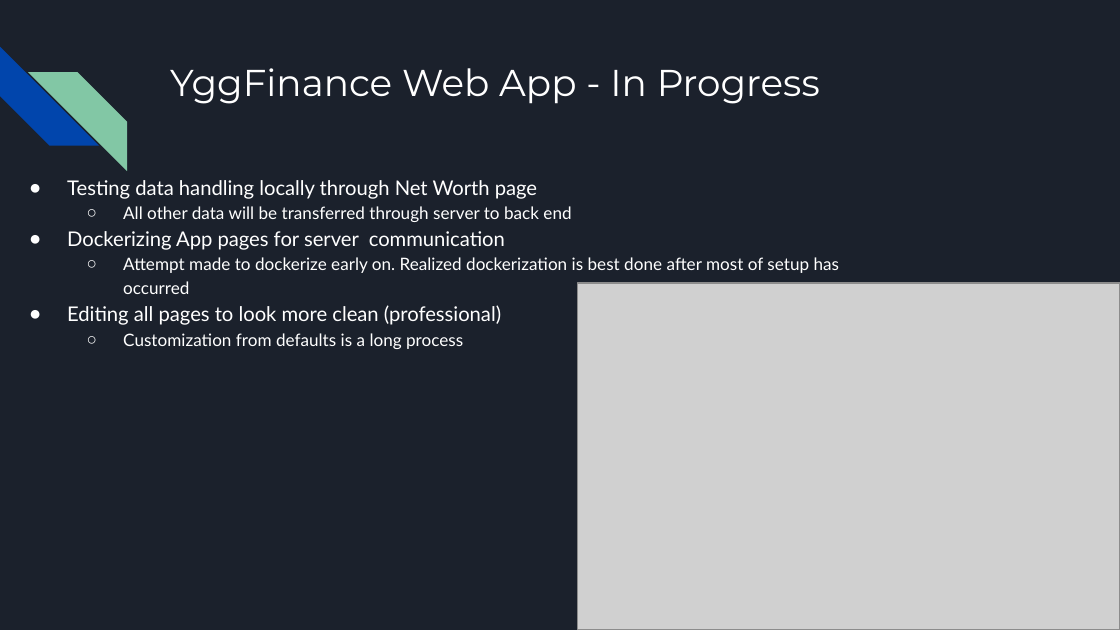
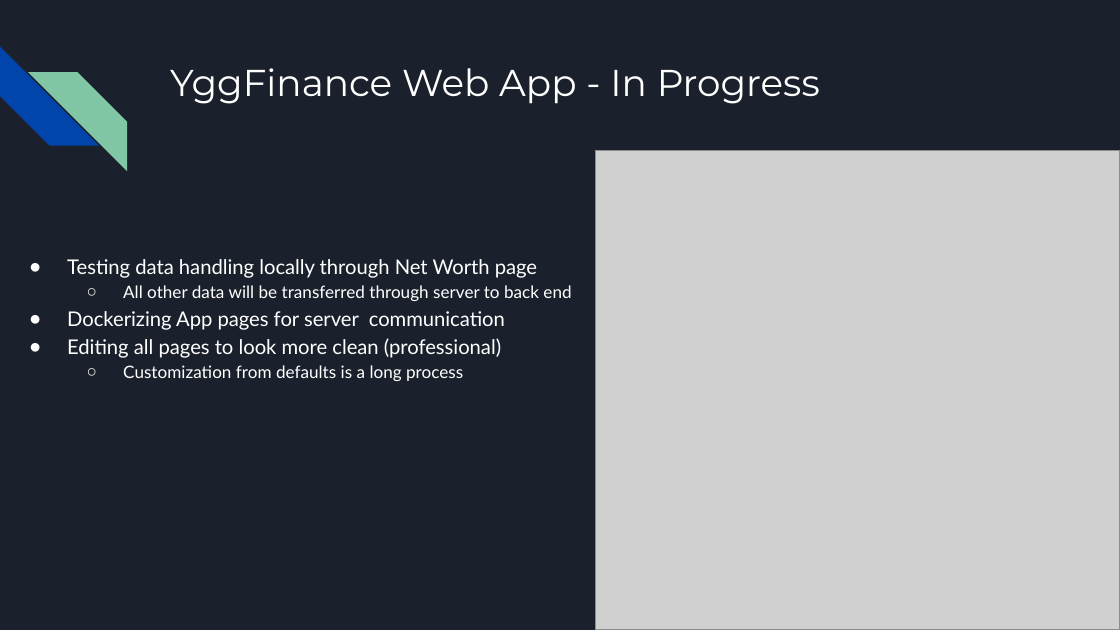
Before and after one commit to Shuruni/YggFinance, a slide deck: slide 5 of documentation/Update- YggFinance.pptx (slide 16 before the commit). Drawn at 1120x630 pixels with LibreOffice and Linux fonts; fonts in the diff are those of the drawing; grey boxes stand for pictures. Boxes give left, top, right and bottom in pixels: in the first picture for what was removed or moved away, otherwise in the second. Text is boxed around its words. In the diff, an @@ line names an element or a change of style, - is before the commit and + after.

```diff
--- a/documentation/Update- YggFinance.pptx
+++ b/documentation/Update- YggFinance.pptx
@@ picture: place and size @@
-picture at box(578, 283, 1120, 630)
+picture at box(596, 150, 1120, 629)
@@ text "Testing data handling locally through ...": place and size @@
-text "Testing data handling locally through ..." at box(67, 180, 839, 349)
+text "Testing data handling locally through ..." at box(67, 259, 571, 381)
@@ text at box(123, 257, 839, 294): paragraph removed @@
-  ○ Attempt made to dockerize early on. Realized dockerization is best done after most of setup has occurred
```
Also in this commit, not shown: 7 other slides changed, 2 slides added, 1 other file.
